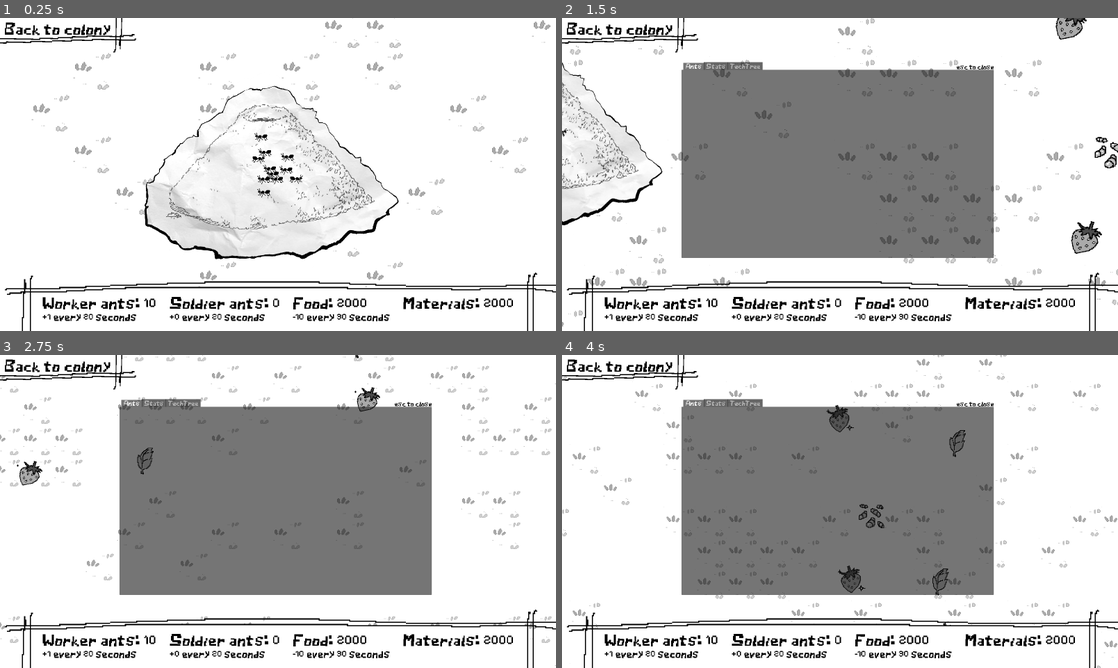
Above: before the commit, frames 1-4 (two rows, left to right).
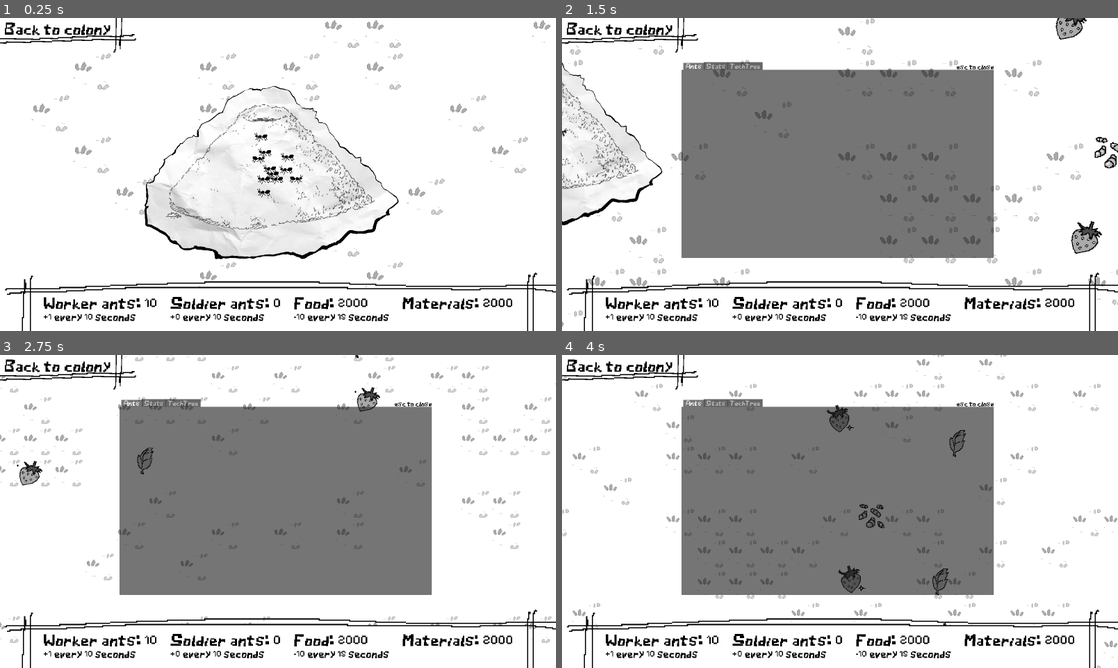
Above: after the commit, the same moments.

Repository: BongHead/GameJam2026
Game: Godot game, scene res://World.tscn
Same seed, same stepped clock (60 frames per second), same inputs: the game is played once before the commit and once after it.
Inputs (mouse positions are in pixels of both pictures, inside the frame that each line leads up to):
- Up to frame 1 (0.25 s): no input
- Up to frame 2 (1.5 s): move the mouse to (828, 171) at 0.52 s; hold D (right) 0.53-1.28 s; tap Mouse wheel down (wheel_down) at 0.6 s; click (828, 171) at 0.67 s; move the mouse to (728, 190) at 1.27 s; hold S (down) from 1.28 s (still down); tap Mouse wheel up (wheel_up) at 1.35 s
- Up to frame 3 (2.75 s): move the mouse to (333, 442) at 2.02 s; release S (down) at 2.03 s; hold D (right) from 2.03 s (still down); tap Mouse wheel down (wheel_down) at 2.1 s
- Up to frame 4 (4 s): move the mouse to (812, 574) at 2.77 s; release D (right) at 2.78 s; hold W (up) 2.78-3.53 s; tap Mouse wheel up (wheel_up) at 2.85 s; click (812, 574) at 2.92 s; move the mouse to (1006, 558) at 3.52 s; hold A (left) from 3.53 s (still down); tap Mouse wheel down (wheel_down) at 3.6 s

The runs differ from the first frame. In frame 1, 1.3% of the frame differs, in the area x 7-93%, y 89-97%; in frame 2, 1.3%; in frame 3, 1.3%; in frame 4, 1.3%.

Commit message:
fix error message

Diff:
--- a/gamejam2026/world.gd
+++ b/gamejam2026/world.gd
@@ -79,8 +79,8 @@
 	v = v * randf_range(min, max)
 	return v
 
-var ANT_INTERVAL = 20
-var FOOD_INTERVAL = 30
+var ANT_INTERVAL = 10
+var FOOD_INTERVAL = 15
 
 var worker_ants = 10
 var soldier_ants = 0
@@ -261,9 +261,9 @@
 						2: soldier_generation = 2
 						3: soldier_generation = 5
 				else:
-					$Hud/base_menu_ui/TechTree/ErrorMessageMax.text = "Technology Already at Maximum Level"
-			else:
-				$Hud/base_menu_ui/TechTree/ErrorMessageR.text = "Insufficient Food/Materials!"
+					$Hud/base_menu_ui/TechTree/ErrorMessage.text = "Technology Already at Maximum Level"
+			else:
+				$Hud/base_menu_ui/TechTree/ErrorMessage.text = "Insufficient Food/Materials!"
 		else:
 			$Hud/base_menu_ui/TechTree/ErrorMessage.text = "Insufficient Colony Size!"
 		update_tech()
@@ -325,10 +325,10 @@
 		update_tech()
 		update_hud()
 
-func combat_calculation(number_of_worker:int, number_of_soldier:int,enemy_hp:int,enemy_atk:int,enemy_numb:int, enemy_tgh:int,enemy_str:int)->bool:
+func combat_calculation(number_of_worker: int, number_of_soldier: int, enemy_hp: int, enemy_atk: int, enemy_numb: int, enemy_tgh: int, enemy_str: int) -> bool:
 		await get_tree().create_timer(2).timeout
-		while (number_of_soldier+number_of_soldier>0 && enemy_hp*enemy_numb>0):
-			var combat_effectiveness_w_e = combat_effectiveness_calculator(AntsStats.Worker_Ant.STR,enemy_tgh)
+		while (number_of_soldier + number_of_soldier > 0 && enemy_hp * enemy_numb > 0):
+			var combat_effectiveness_w_e = combat_effectiveness_calculator(AntsStats.Worker_Ant.STR, enemy_tgh)
 			for x in range(number_of_worker):
 				var result = DiceRollService.rollOneD6()
 				if (result >= combat_effectiveness_w_e):
